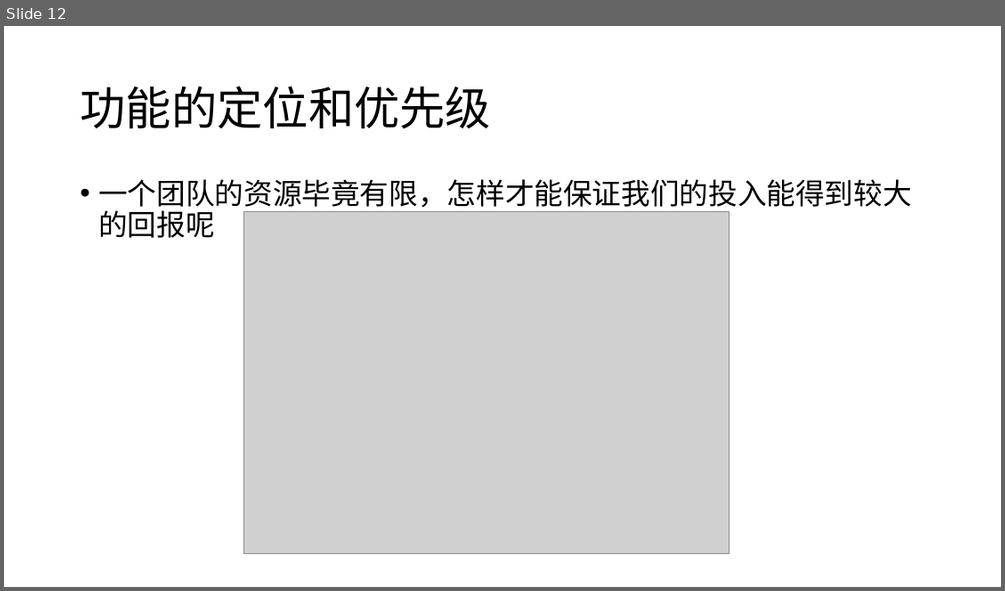
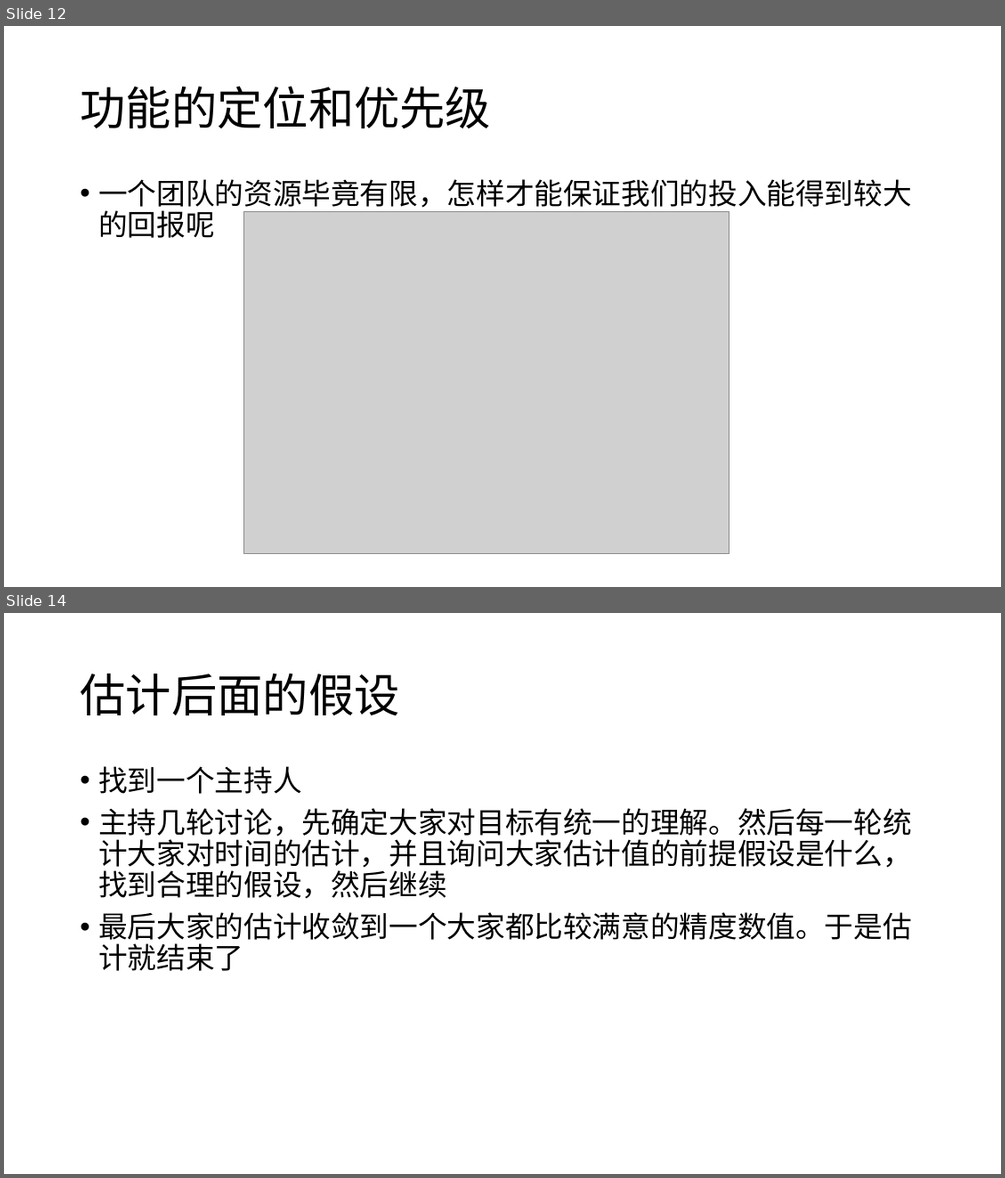
Before and after one commit to fzp1993/fzp19930803, a slide deck: 第八章.pptx. Shown one above the other, each under a label of ours: slide 12 before the commit, slides 12 and 14 after it; the slides between them are not shown. The pictures are 1005x591 and 1005x1178 pixels, drawn with LibreOffice and Linux fonts; fonts in the diff are those of the drawing; grey boxes stand for pictures. Boxes give left, top, right and bottom in pixels: in the first picture for what was removed or moved away, otherwise in the second. Text is boxed around its words. In the diff, an @@ line names an element or a change of style, - is before the commit and + after.

```diff
--- a/第八章.pptx
+++ b/第八章.pptx
@@ slide 14 added at [4,613,1001,1174], background #FFFFFF @@
@@ title added at [80,674,399,715], 44 pt, text #000000 @@
+估计后面的假设
@@ text added at [98,766,911,971], 28 pt, text #000000 @@
+• 找到一个主持人
+• 主持几轮讨论，先确定大家对目标有统一的理解。然后每一轮统计大家对时间的估计，并且询问大家估计值的前提假设是什么，找到合理的假设，然后继续
+• 最后大家的估计收敛到一个大家都比较满意的精度数值。于是估计就结束了
```
Also in this commit, not shown: 7 other slides added.
